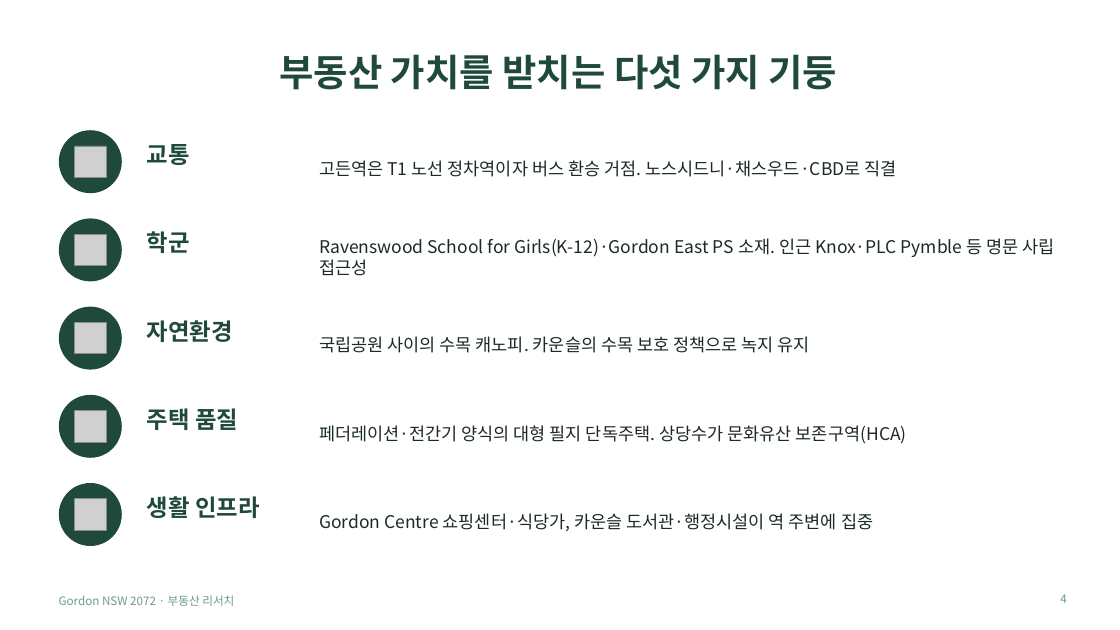
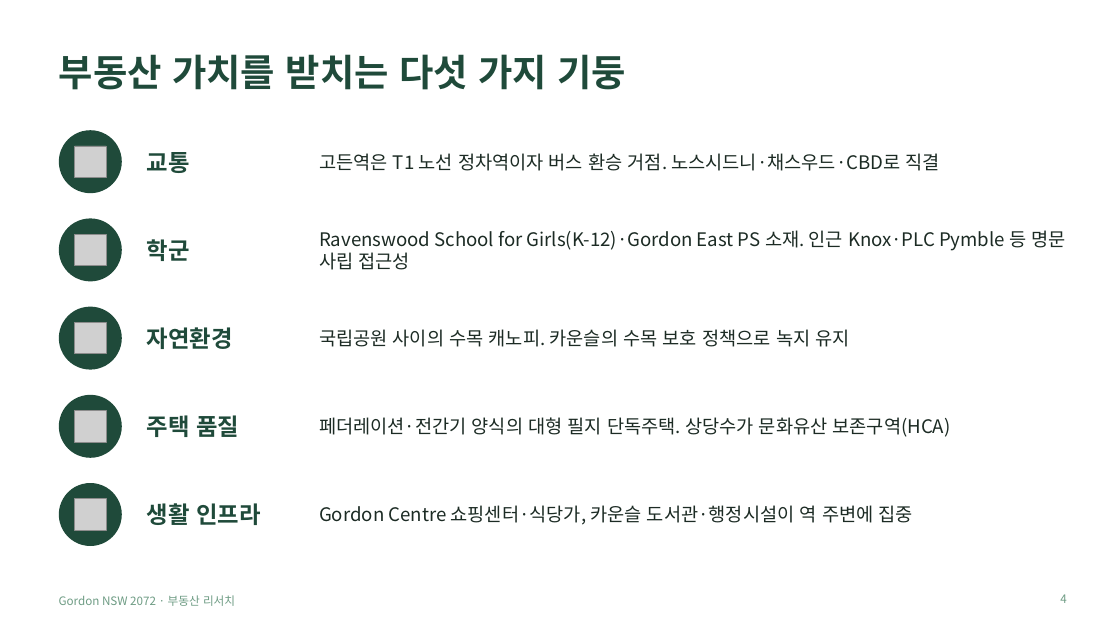
Before and after one commit to dlekrud105-cell/Mia, a slide deck: slide 4 of gordon/Gordon_부동산_분석.pptx. Drawn at 1120x630 pixels with LibreOffice and Linux fonts; fonts in the diff are those of the drawing; grey boxes stand for pictures. Boxes give left, top, right and bottom in pixels: in the first picture for what was removed or moved away, otherwise in the second. Text is boxed around its words. In the diff, an @@ line names an element or a change of style, - is before the commit and + after.

```diff
--- a/gordon/Gordon_부동산_분석.pptx
+++ b/gordon/Gordon_부동산_분석.pptx
@@ title "부동산 가치를 받치는 다섯 가지 ..." at [59, 54, 626, 90]: alignment centre to left @@
@@ text "교통": place and size @@
-text "교통" at [147, 144, 190, 165]
+text "교통" at [147, 152, 190, 173]
@@ text "학군": place and size @@
-text "학군" at [147, 231, 190, 253]
+text "학군" at [147, 239, 190, 261]
@@ vertical alignment top to middle in 5 elements at [147, 152, 190, 173], [147, 239, 190, 261], [147, 415, 239, 437], [147, 503, 260, 525], [147, 327, 233, 349] @@
@@ text "자연환경": place and size @@
-text "자연환경" at [147, 320, 233, 342]
+text "자연환경" at [147, 327, 233, 349]
@@ text "주택 품질": place and size @@
-text "주택 품질" at [147, 408, 238, 430]
+text "주택 품질" at [147, 415, 239, 437]
@@ text "생활 인프라": place and size @@
-text "생활 인프라" at [147, 496, 259, 518]
+text "생활 인프라" at [147, 503, 260, 525]
@@ 4 texts: place and size @@
-4 texts at [319, 160, 1055, 531]
+4 texts at [319, 153, 1065, 525]
@@ size 15 to 16 pt in 5 elements at [319, 153, 940, 171], [319, 230, 1065, 270], [319, 329, 849, 347], [319, 417, 951, 437], [319, 505, 913, 525] @@
```
Also in this commit, not shown: 12 other slides changed, 2 other files.
